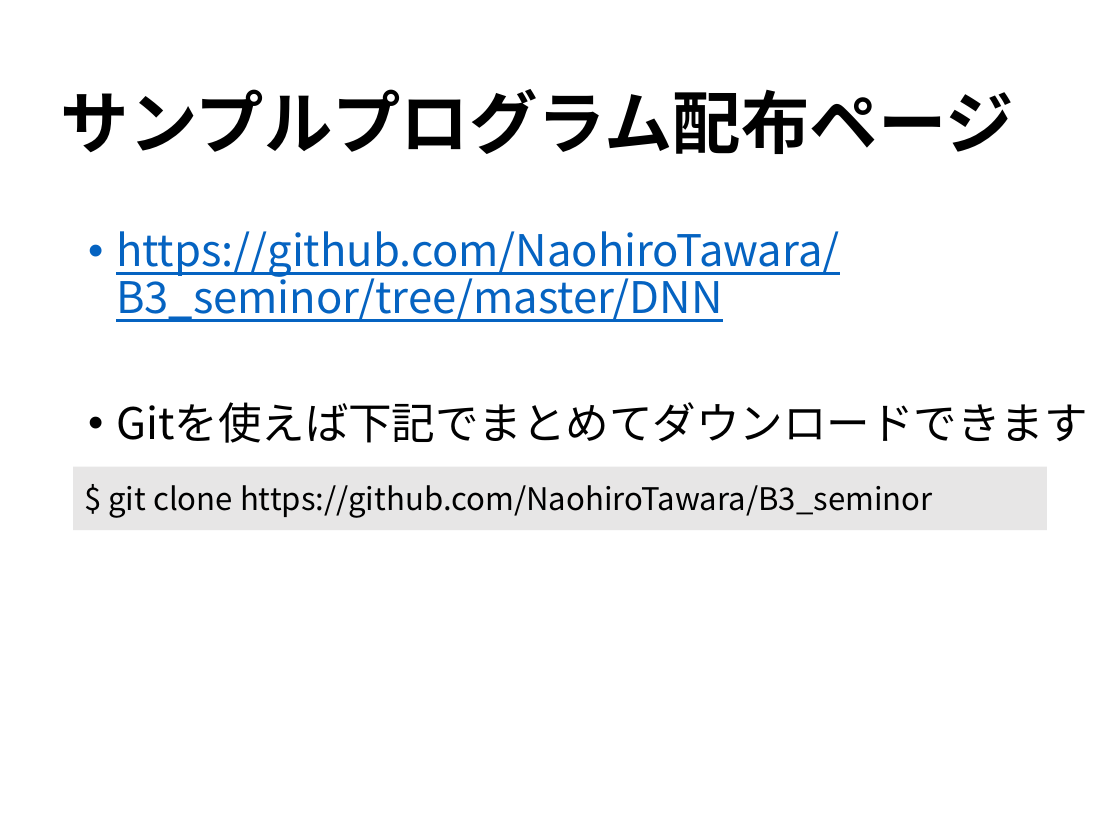
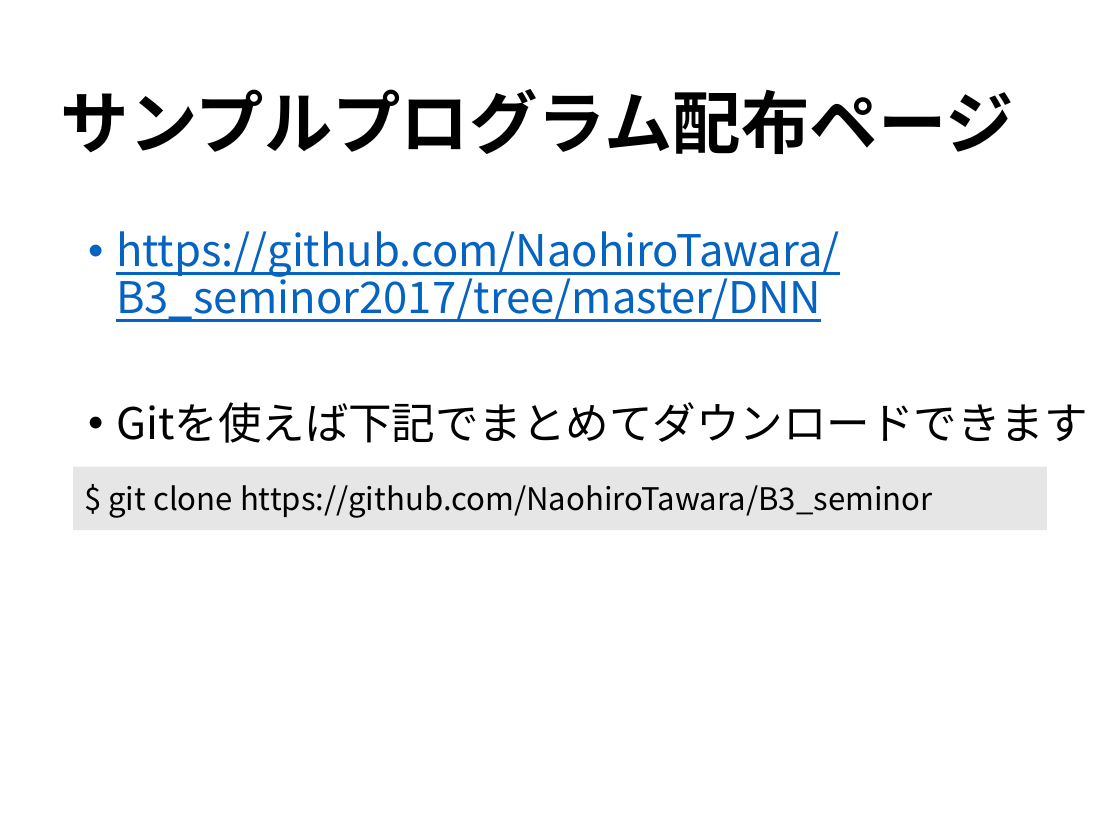
Before and after one commit to KensukeNagaya/B3_seminor2017, a slide deck: slide 5 of DNN/DNN.pptx. Drawn at 1120x840 pixels with LibreOffice and Linux fonts; fonts in the diff are those of the drawing. Boxes give left, top, right and bottom in pixels: in the first picture for what was removed or moved away, otherwise in the second. Text is boxed around its words. In the diff, an @@ line names an element or a change of style, - is before the commit and + after.

```diff
--- a/DNN/DNN.pptx
+++ b/DNN/DNN.pptx
@@ text at (x1=116, y1=231, x2=840, y2=322): text changed @@
-• https://github.com/NaohiroTawara/B3_seminor/tree/master/DNN
+• https://github.com/NaohiroTawara/B3_seminor2017/tree/master/DNN
```
Also in this commit, not shown: 2 slides added, 1 other file.
